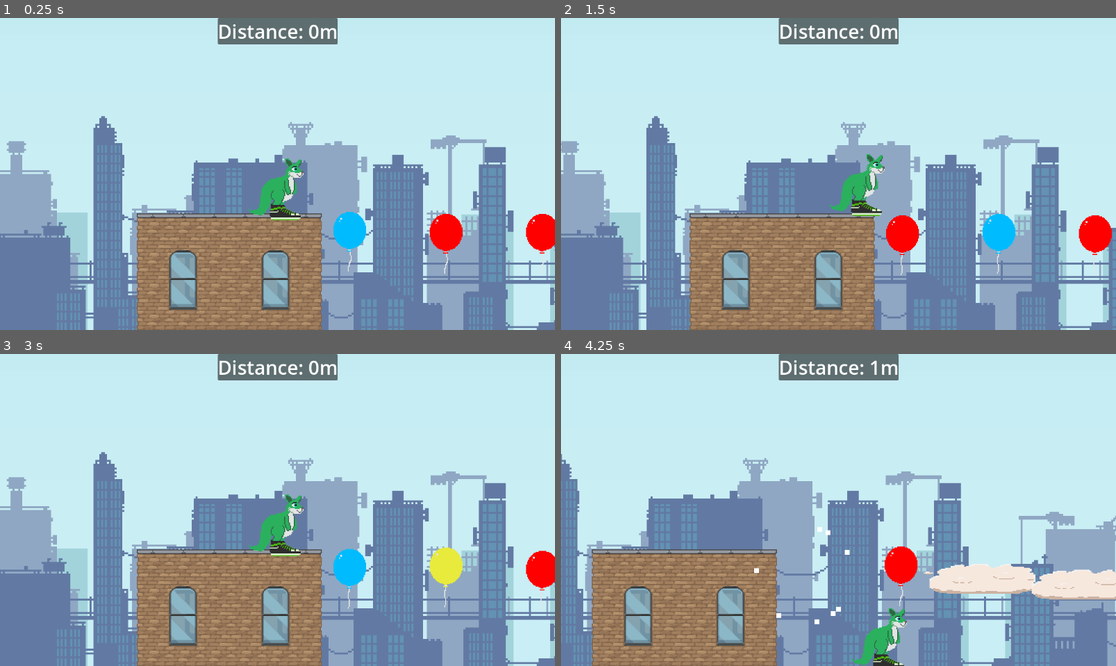
Above: before the commit, frames 1-4 (two rows, left to right).
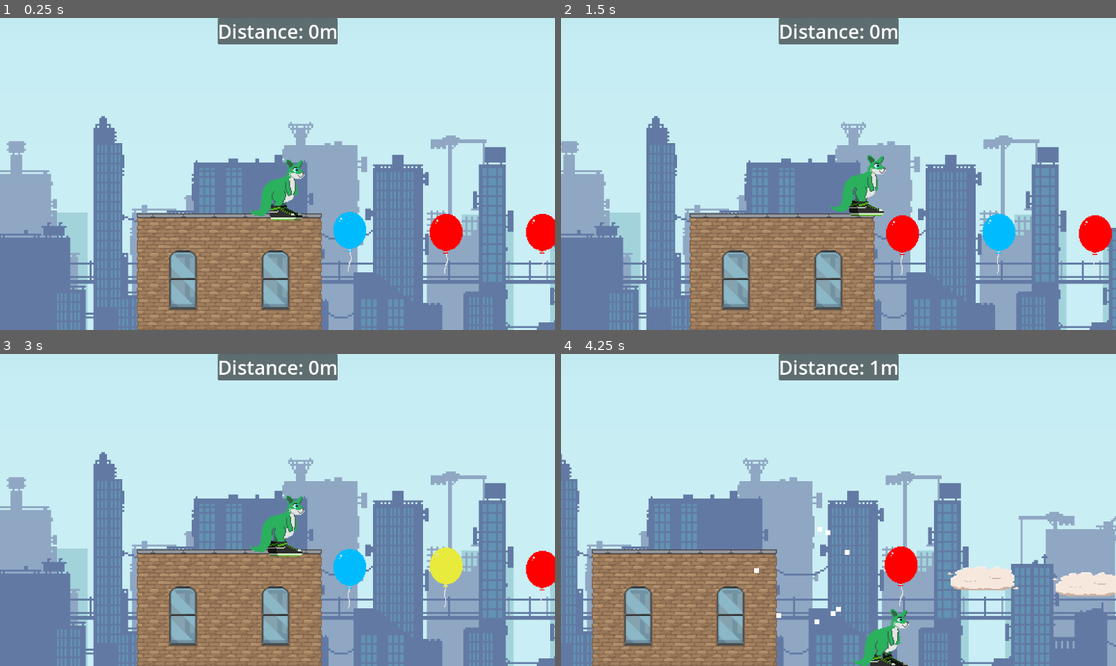
Above: after the commit, the same moments.

Repository: Cayuga007/game_jam_project
Game: Godot game, scene res://scenes/game.tscn
The game is run twice, just before and just after one commit, with the same random seed, the same clock (stepped at 60 frames per second) and the same inputs.
Inputs:
- Up to frame 1 (0.25 s): no input
- Up to frame 2 (1.5 s): tap Enter (replay) at 0.5, 1.35 s; hold Right (right) from 0.53 s (still down); tap Up (jump) at 0.6, 0.77, 1.07 s
- Up to frame 3 (3 s): tap Up (jump) at 1.52, 1.55, 1.82, 2.1 s; release Right (right) at 2.03 s; hold Left (left) 2.03-2.75 s; click "Play again?" at 2.75 s
- Up to frame 4 (4.25 s): hold Right (right) from 3.53 s (still down); tap Enter (replay) at 3.6 s; tap Up (jump) at 3.77, 3.8, 4.07 s

The runs differ from the first frame. In frame 1, 0.3% of the frame differs, in the area x 44-55%, y 44-65%; in frame 2, 0.4%; in frame 3, 0.4%; in frame 4, 2.0%, in the area x 52-100%, y 67-100%.

Commit message:
Animations

Diff:
--- a/game_jam_project/scenes/bird.tscn
+++ b/game_jam_project/scenes/bird.tscn
@@ -57,6 +57,7 @@
 radius = 21.0
 
 [node name="Bird" type="CharacterBody2D"]
+scale = Vector2(0.8, 0.8)
 script = ExtResource("1_g5k2s")
 
 [node name="AnimatedSprite2D" type="AnimatedSprite2D" parent="."]
--- a/game_jam_project/scenes/cloud.tscn
+++ b/game_jam_project/scenes/cloud.tscn
@@ -22,6 +22,7 @@
 size = Vector2(165, 40.2059)
 
 [node name="AnimatableBody2D" type="CharacterBody2D"]
+scale = Vector2(0.6, 0.8)
 script = ExtResource("1_2kyfr")
 
 [node name="AnimatedSprite2D" type="AnimatedSprite2D" parent="."]
--- a/game_jam_project/scenes/player.tscn
+++ b/game_jam_project/scenes/player.tscn
@@ -1,20 +1,82 @@
-[gd_scene load_steps=7 format=3 uid="uid://cgcwfwemxukqg"]
+[gd_scene load_steps=16 format=3 uid="uid://cgcwfwemxukqg"]
 
 [ext_resource type="Script" uid="uid://gqnaeer625sd" path="res://scripts/player.gd" id="1_g2els"]
-[ext_resource type="Texture2D" uid="uid://wd0kyausvqgp" path="res://assets/sprites/Roob.png" id="2_g2els"]
+[ext_resource type="Texture2D" uid="uid://7qtljxd4i3us" path="res://assets/sprites/roo_walk.png" id="2_qhqgy"]
+[ext_resource type="Texture2D" uid="uid://du7k7vm2i0qh7" path="res://assets/sprites/ani_roo.png" id="3_dqkch"]
 
-[sub_resource type="AtlasTexture" id="AtlasTexture_qhqgy"]
-atlas = ExtResource("2_g2els")
-region = Rect2(0, 0, 64, 64)
+[sub_resource type="AtlasTexture" id="AtlasTexture_qlg0r"]
+atlas = ExtResource("2_qhqgy")
+region = Rect2(10, 10, 80, 80)
+
+[sub_resource type="AtlasTexture" id="AtlasTexture_tuyoq"]
+atlas = ExtResource("2_qhqgy")
+region = Rect2(110, 10, 80, 80)
+
+[sub_resource type="AtlasTexture" id="AtlasTexture_fjrip"]
+atlas = ExtResource("2_qhqgy")
+region = Rect2(210, 10, 80, 80)
+
+[sub_resource type="AtlasTexture" id="AtlasTexture_smehm"]
+atlas = ExtResource("2_qhqgy")
+region = Rect2(310, 10, 80, 80)
+
+[sub_resource type="AtlasTexture" id="AtlasTexture_ur7pv"]
+atlas = ExtResource("3_dqkch")
+region = Rect2(0, 0, 100, 100)
+
+[sub_resource type="AtlasTexture" id="AtlasTexture_y4r1p"]
+atlas = ExtResource("3_dqkch")
+region = Rect2(100, 0, 100, 100)
+
+[sub_resource type="AtlasTexture" id="AtlasTexture_d2wvv"]
+atlas = ExtResource("3_dqkch")
+region = Rect2(200, 0, 100, 100)
+
+[sub_resource type="AtlasTexture" id="AtlasTexture_3v2ag"]
+atlas = ExtResource("3_dqkch")
+region = Rect2(300, 0, 100, 100)
+
+[sub_resource type="AtlasTexture" id="AtlasTexture_jej6c"]
+atlas = ExtResource("3_dqkch")
+region = Rect2(400, 0, 100, 100)
 
 [sub_resource type="SpriteFrames" id="SpriteFrames_tuyoq"]
 animations = [{
 "frames": [{
 "duration": 1.0,
-"texture": SubResource("AtlasTexture_qhqgy")
+"texture": SubResource("AtlasTexture_qlg0r")
+}, {
+"duration": 1.0,
+"texture": SubResource("AtlasTexture_tuyoq")
+}, {
+"duration": 1.0,
+"texture": SubResource("AtlasTexture_fjrip")
+}, {
+"duration": 1.0,
+"texture": SubResource("AtlasTexture_smehm")
 }],
 "loop": true,
 "name": &"Idle",
+"speed": 10.0
+}, {
+"frames": [{
+"duration": 1.0,
+"texture": SubResource("AtlasTexture_ur7pv")
+}, {
+"duration": 1.0,
+"texture": SubResource("AtlasTexture_y4r1p")
+}, {
+"duration": 1.0,
+"texture": SubResource("AtlasTexture_d2wvv")
+}, {
+"duration": 1.0,
+"texture": SubResource("AtlasTexture_3v2ag")
+}, {
+"duration": 1.0,
+"texture": SubResource("AtlasTexture_jej6c")
+}],
+"loop": true,
+"name": &"Jump",
 "speed": 10.0
 }]
 
@@ -33,7 +95,8 @@
 sprite_frames = SubResource("SpriteFrames_tuyoq")
 animation = &"Idle"
 autoplay = "Idle"
-frame_progress = 0.274965
+frame_progress = 0.547049
+speed_scale = 0.8
 
 [node name="CollisionShape2D" type="CollisionShape2D" parent="."]
 position = Vector2(0, 5)
--- a/game_jam_project/scripts/player.gd
+++ b/game_jam_project/scripts/player.gd
@@ -29,9 +29,11 @@
 	# Handle jump.
 	if Input.is_action_just_pressed("jump") and is_on_floor():
 		jumping = true
+		animated_sprite.play("Jump")
 	if Input.is_action_just_released("jump"):
 		jumping = false
 		jump_t = 0.0
+		animated_sprite.play("Idle")
 
 	# Get the input direction and handle the movement/deceleration.
 	# As good practice, you should replace UI actions with custom gameplay actions.
Binary file added: game_jam_project/assets/sprites/ani_roo.png
Not shown, added: game_jam_project/assets/sprites/ani_roo.png.import
Binary file added: game_jam_project/assets/sprites/roo_walk.png
Not shown, added: game_jam_project/assets/sprites/roo_walk.png.import
